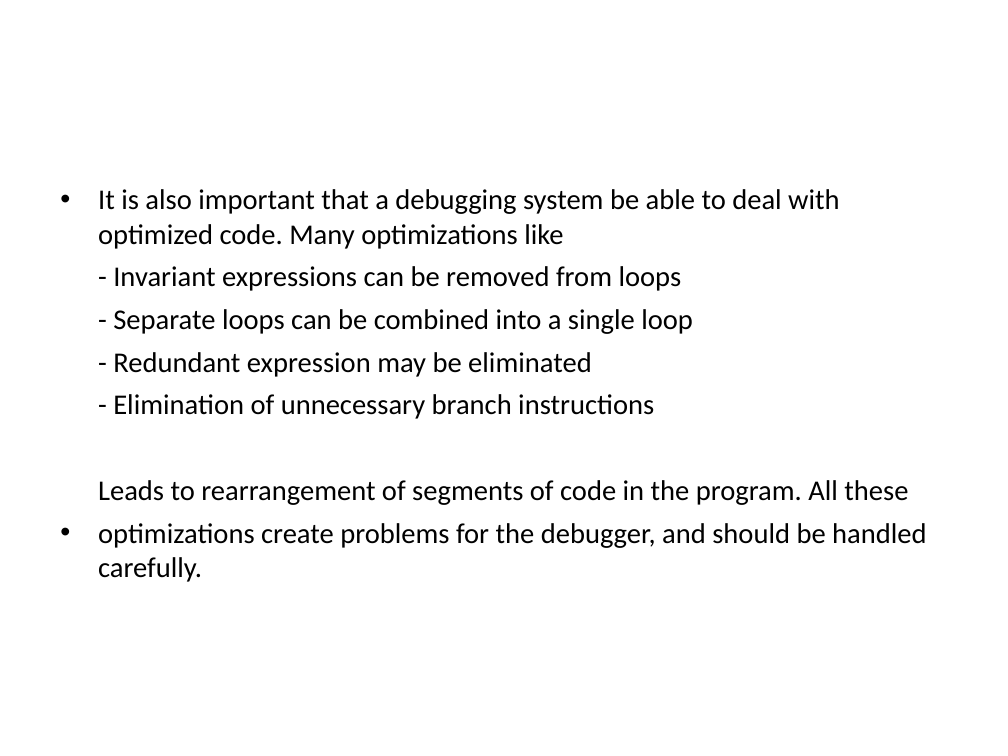
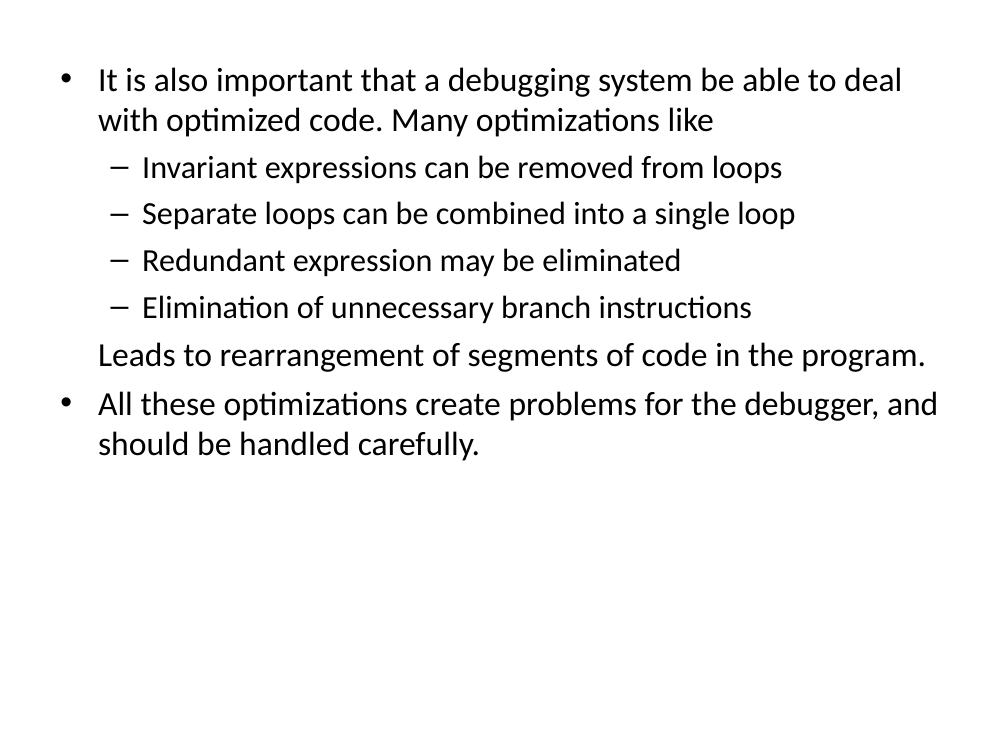
Before and after one commit to kazimsayed954/S5, a slide deck: slide 34 of 02. System Software/Sir's PPTs/6. Editors and Debuggers.ppt (slide 32 before the commit). Drawn at 1008x756 pixels with LibreOffice and Linux fonts; fonts in the diff are those of the drawing. Boxes give left, top, right and bottom in pixels: in the first picture for what was removed or moved away, otherwise in the second. Text is boxed around its words. In the diff, an @@ line names an element or a change of style, - is before the commit and + after.

```diff
--- a/02. System Software/Sir's PPTs/6. Editors and Debuggers.ppt
+++ b/02. System Software/Sir's PPTs/6. Editors and Debuggers.ppt
@@ text "It is also important that ...": place and size @@
-text "It is also important that ..." at [98,189,926,582]
+text "It is also important that ..." at [98,67,938,461]
@@ text at [98,67,902,137]: size 20.4 to 24 pt in "It is also important that a debugging ..." @@
@@ text at [98,155,938,461]: text changed; size 20.4 to 23 pt @@
-- Invariant expressions can be removed from loops
-- Separate loops can be combined into a single loop
-- Redundant expression may be eliminated
-- Elimination of unnecessary branch instructions
-Leads to rearrangement of segments of code in the program. All these
-• optimizations create problems for the debugger, and should be handled carefully.
+  – Invariant expressions can be removed from loops
+  – Separate loops can be combined into a single loop
+  – Redundant expression may be eliminated
+  – Elimination of unnecessary branch instructions
+Leads to rearrangement of segments of code in the program.
+• All these optimizations create problems for the debugger, and should be handled carefully.
```
Also in this commit, not shown: 46 other slides changed, 3 slides added, 1 other file.
